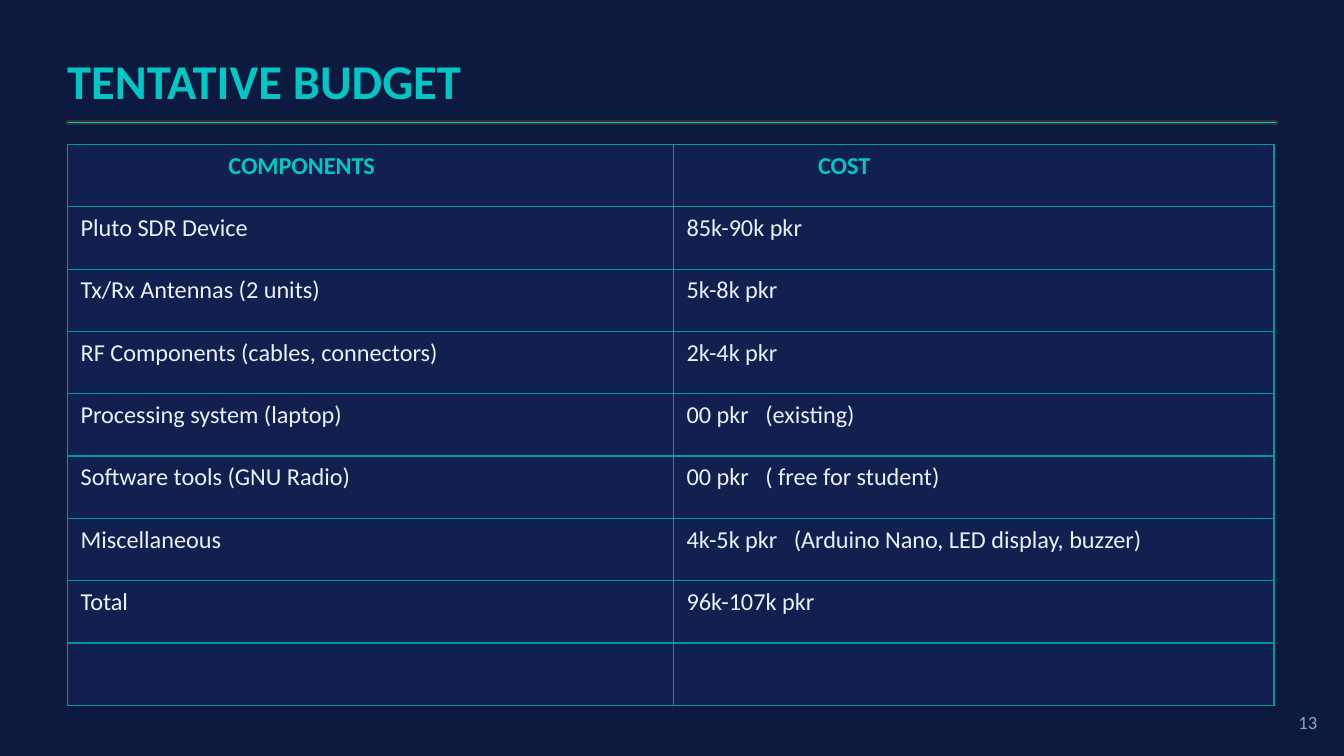
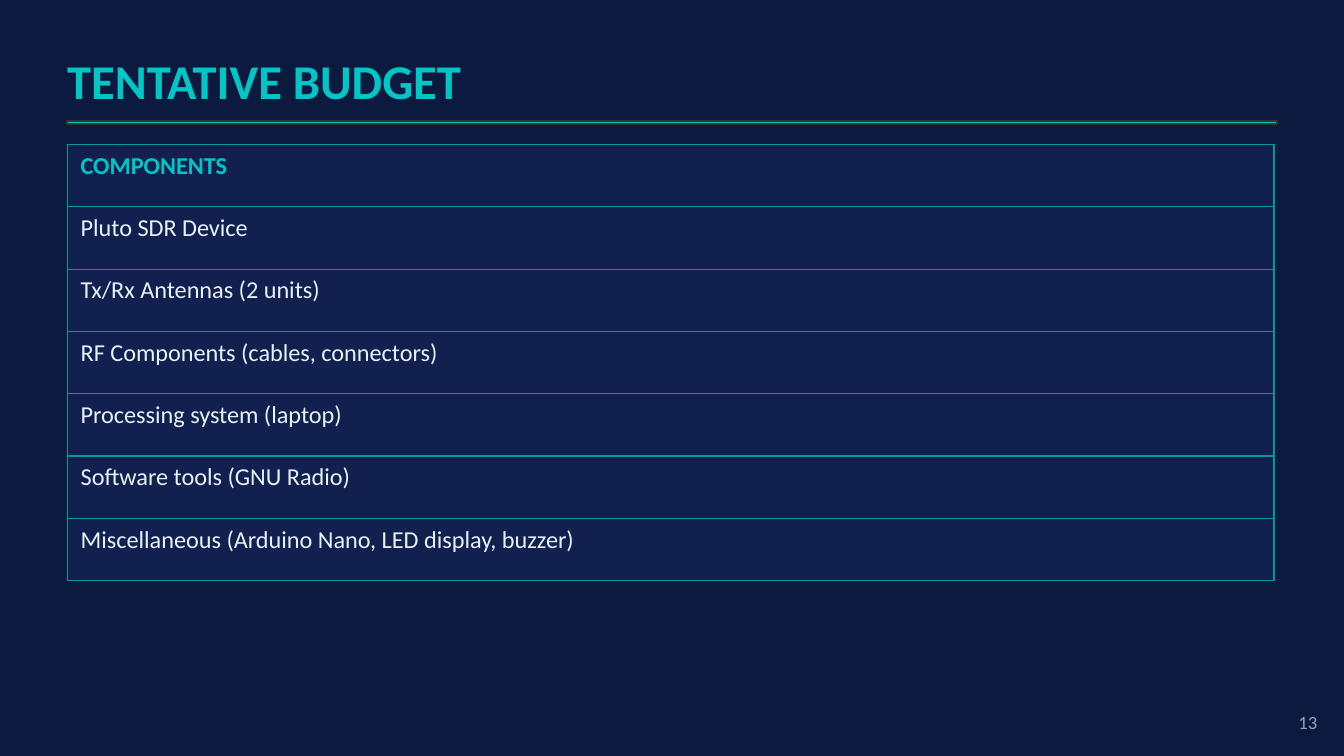
Before and after one commit to dani1560/SDR_Doppler_Radar_Pluto, a slide deck: slide 14 of docs/SDR_Doppler_Radar_CDRB.pptx khan.pptx. Drawn at 1344x756 pixels with LibreOffice and Linux fonts; fonts in the diff are those of the drawing. Boxes give left, top, right and bottom in pixels: in the first picture for what was removed or moved away, otherwise in the second. Text is boxed around its words. In the diff, an @@ line names an element or a change of style, - is before the commit and + after.

```diff
--- a/docs/SDR_Doppler_Radar_CDRB.pptx khan.pptx
+++ b/docs/SDR_Doppler_Radar_CDRB.pptx khan.pptx
@@ table at <box>67,144,1274,704</box> @@
-COMPONENTS | COST
-Pluto SDR Device | 85k-90k pkr
-Tx/Rx Antennas (2 units) | 5k-8k pkr
-RF Components (cables, connectors) | 2k-4k pkr
-Processing system (laptop) | 00 pkr (existing)
-Software tools (GNU Radio) | 00 pkr ( free for student)
-Miscellaneous | 4k-5k pkr (Arduino Nano, LED display, buzzer)
-Total | 96k-107k pkr
- | 
+COMPONENTS
+Pluto SDR Device
+Tx/Rx Antennas (2 units)
+RF Components (cables, connectors)
+Processing system (laptop)
+Software tools (GNU Radio)
+Miscellaneous (Arduino Nano, LED display, buzzer)
```
Also in this commit, not shown: 1 other slide changed, 1 other file.
